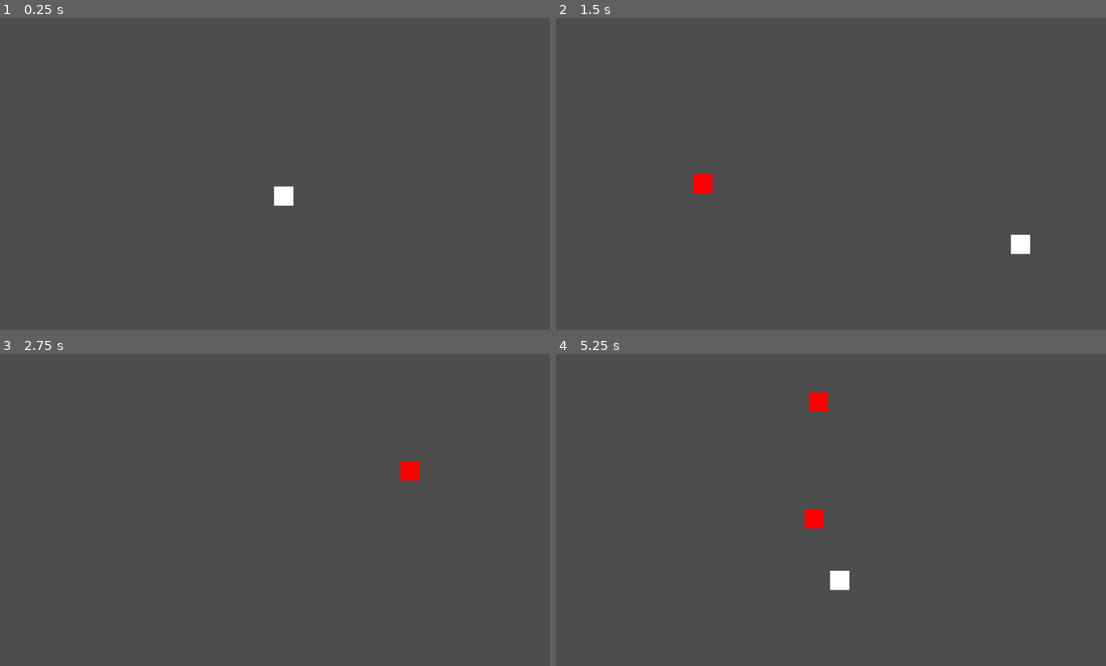
Above: before the commit, frames 1-4 (two rows, left to right).
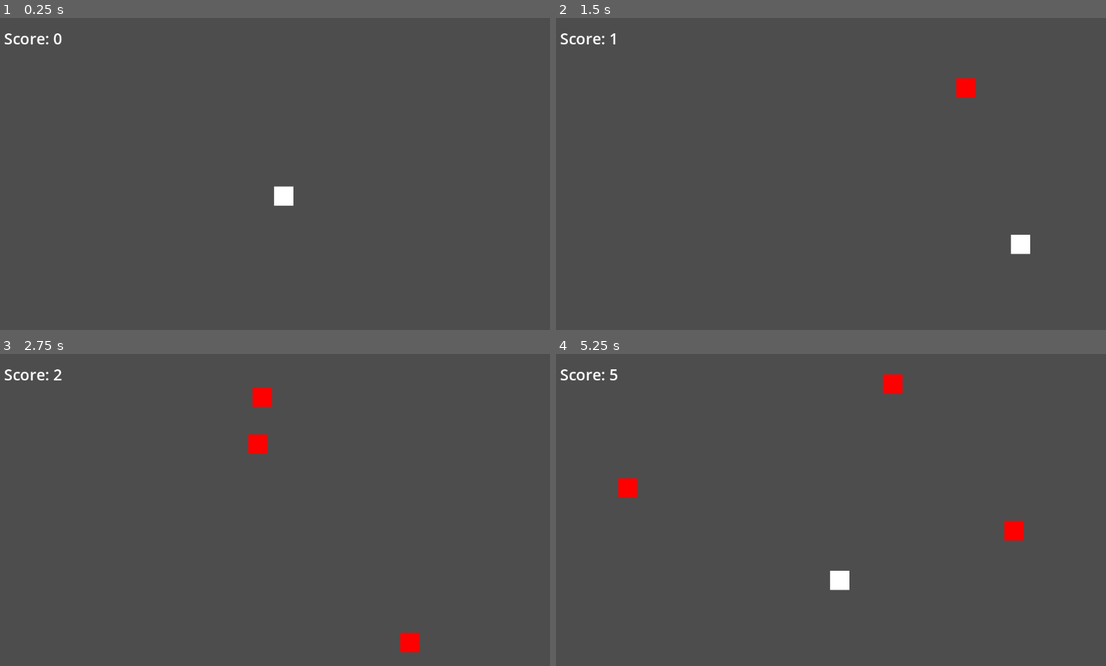
Above: after the commit, the same moments.

Repository: caney93/dodge-and-survive
Game: Godot game, scene res://main.tscn
The game is run twice, just before and just after one commit, with the same random seed, the same clock (stepped at 60 frames per second) and the same inputs.
Inputs:
- Up to frame 1 (0.25 s): no input
- Up to frame 2 (1.5 s): tap Enter at 0.5 s; hold Right (ui_right) 0.53-1.28 s; hold Down (ui_down) from 1.28 s (still down)
- Up to frame 3 (2.75 s): release Down (ui_down) at 2.03 s; hold Right (ui_right) from 2.03 s (still down)
- Up to frame 4 (5.25 s): release Right (ui_right) at 2.78 s; hold Up (ui_up) 2.78-3.53 s; hold Left (ui_left) 3.53-5.03 s; hold Down (ui_down) from 5.03 s (still down)

The runs differ from the first frame. In frame 1, 0.2% of the frame differs, in the area x 0-12%, y 4-9%; in frame 2, 0.6%; in frame 3, 1.0%; in frame 4, 1.3%, in the area x 0-86%, y 4-60%.

Commit message:
feat: Score-Anzeige läuft

Diff:
--- a/main.gd
+++ b/main.gd
@@ -1,6 +1,13 @@
 extends Node2D
 
 var obstacle_scene = preload("res://obstacle.tscn")
+var score = 0
+
+@onready var score_label = $ScoreLabel
+
+func _process(delta):
+	score += delta
+	score_label.text = "Score: "  + str(int(score))
 
 func _on_spawn_timer_timeout():
 	var obs = obstacle_scene.instantiate()
--- a/main.tscn
+++ b/main.tscn
@@ -10,6 +10,14 @@
 position = Vector2(580, 350)
 
 [node name="SpawnTimer" type="Timer" parent="." unique_id=1547916493]
+wait_time = 0.5
 autostart = true
 
+[node name="ScoreLabel" type="Label" parent="." unique_id=370161391]
+offset_left = 20.0
+offset_top = 20.0
+offset_right = 60.0
+offset_bottom = 43.0
+theme_override_font_sizes/font_size = 32
+
 [connection signal="timeout" from="SpawnTimer" to="." method="_on_spawn_timer_timeout"]
